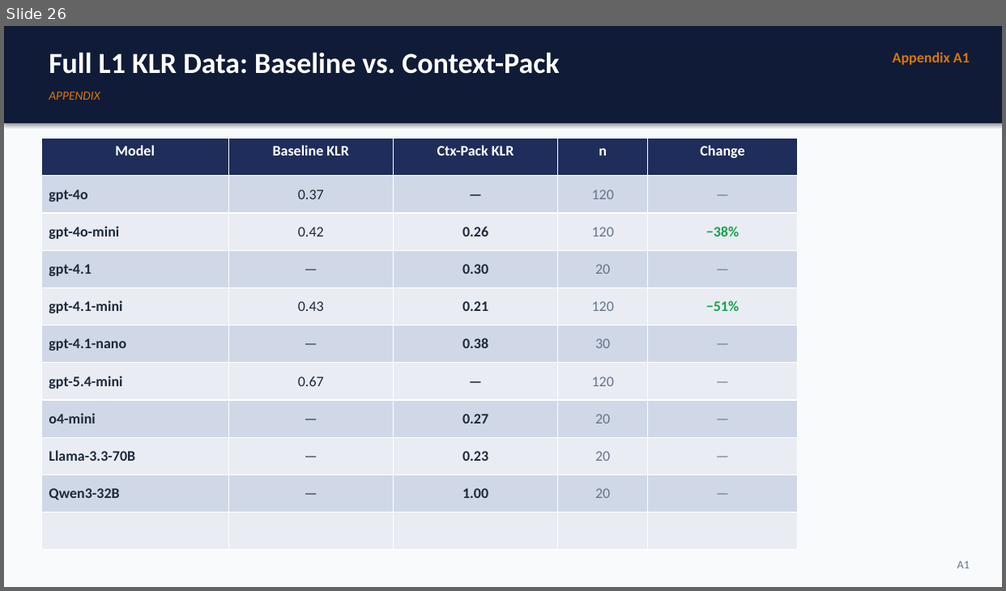
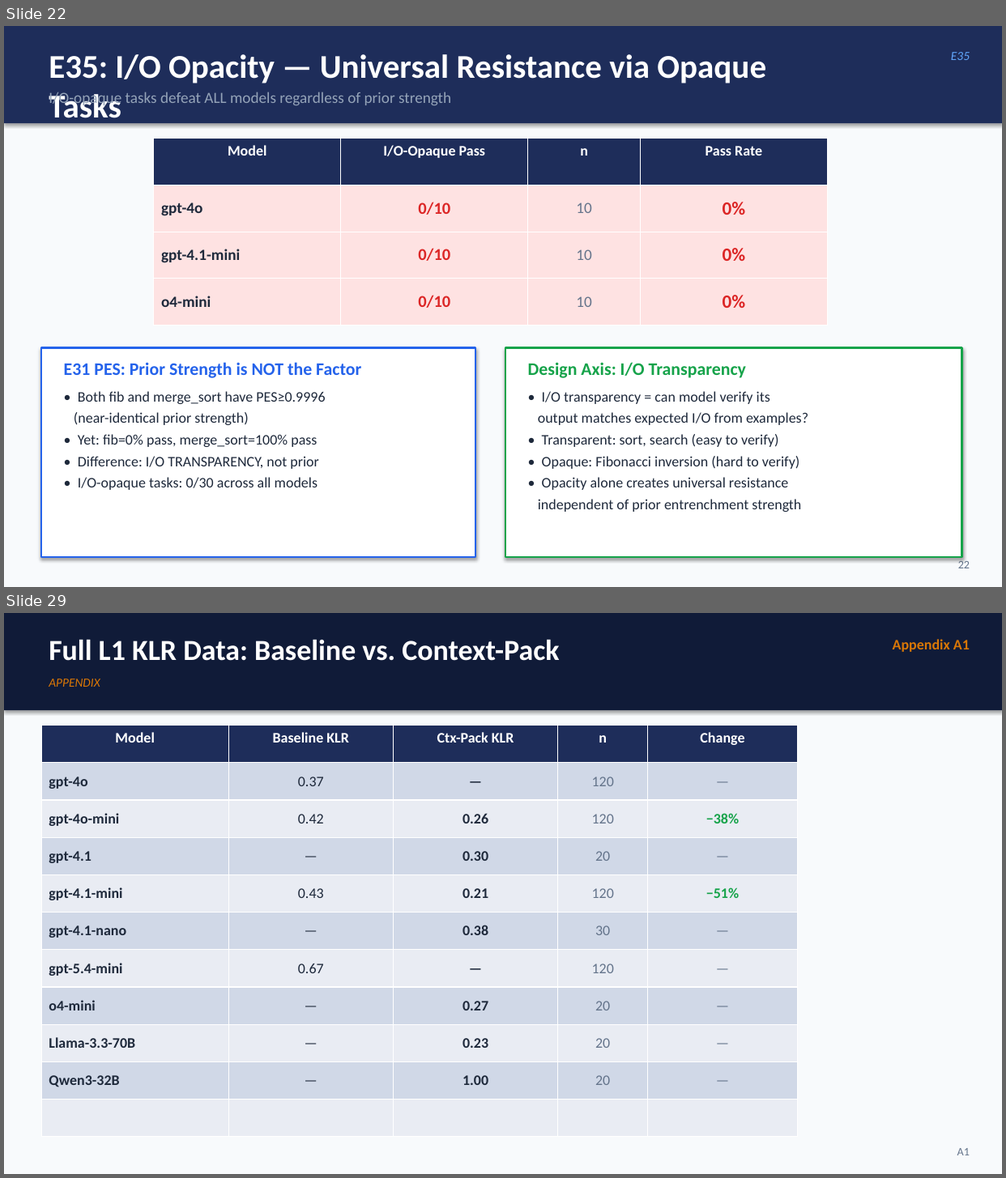
Before and after one commit to Jaeyeong-CHOI/cse307-open-project, a slide deck: presentation/research-slides-v2.pptx. Shown one above the other, each under a label of ours: slide 26 before the commit, slides 22 and 29 after it; the slides between them are not shown. The pictures are 1006x591 and 1006x1178 pixels, drawn with LibreOffice and Linux fonts; fonts in the diff are those of the drawing. Boxes give left, top, right and bottom in pixels: in the first picture for what was removed or moved away, otherwise in the second. Text is boxed around its words. In the diff, an @@ line names an element or a change of style, - is before the commit and + after.

```diff
--- a/presentation/research-slides-v2.pptx
+++ b/presentation/research-slides-v2.pptx
@@ slide 22 added at [4,26,1002,587], background #F8FAFC @@
@@ rectangle added at [4,26,1002,123], fill #1E2D5A @@
@@ text added at [49,54,766,126], 32 pt, text #FFFFFF, bold @@
+E35: I/O Opacity — Universal Resistance via Opaque Tasks
@@ text added at [951,52,970,60], 12 pt, text #60A5FA, italic @@
+E35
@@ text added at [49,92,451,108], 15 pt, text #94A3B8 @@
+I/O-opaque tasks defeat ALL models regardless of prior strength
@@ table added at [154,139,828,326], 4 rows, 4 columns @@
+Model | I/O-Opaque Pass | n | Pass Rate
+gpt-4o | 0/10 | 10 | 0%
+gpt-4.1-mini | 0/10 | 10 | 0%
+o4-mini | 0/10 | 10 | 0%
@@ rectangle added at [41,348,475,557], fill #FFFFFF, outline #2563EB 2 pt @@
@@ text added at [64,362,361,378], 17 pt, text #2563EB, bold @@
+E31 PES: Prior Strength is NOT the Factor
@@ rectangle added at [505,348,962,557], fill #FFFFFF, outline #16A34A 2 pt @@
@@ text added at [528,362,746,378], 17 pt, text #16A34A, bold @@
+Design Axis: I/O Transparency
@@ text added at [74,391,325,490], 14 pt, text #1E293B @@
+• Both fib and merge_sort have PES≥0.9996
+(near-identical prior strength)
+• Yet: fib=0% pass, merge_sort=100% pass
+• Difference: I/O TRANSPARENCY, not prior
+• I/O-opaque tasks: 0/30 across all models
@@ text added at [538,391,808,512], 14 pt, text #1E293B @@
+• I/O transparency = can model verify its
+output matches expected I/O from examples?
+• Transparent: sort, search (easy to verify)
+• Opaque: Fibonacci inversion (hard to verify)
+• Opacity alone creates universal resistance
+independent of prior entrenchment strength
@@ text added at [958,559,970,569], 11 pt, text #64748B @@
+22
@@ what was slide 26 is now slide 29 @@
```
Also in this commit, not shown: 9 slides changed, 2 other slides added, 1 other file.
